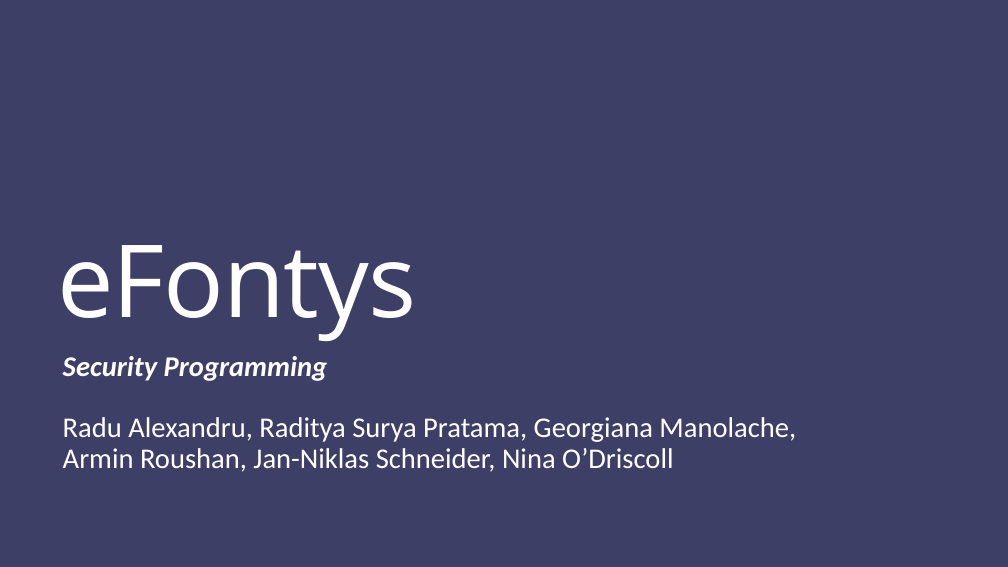
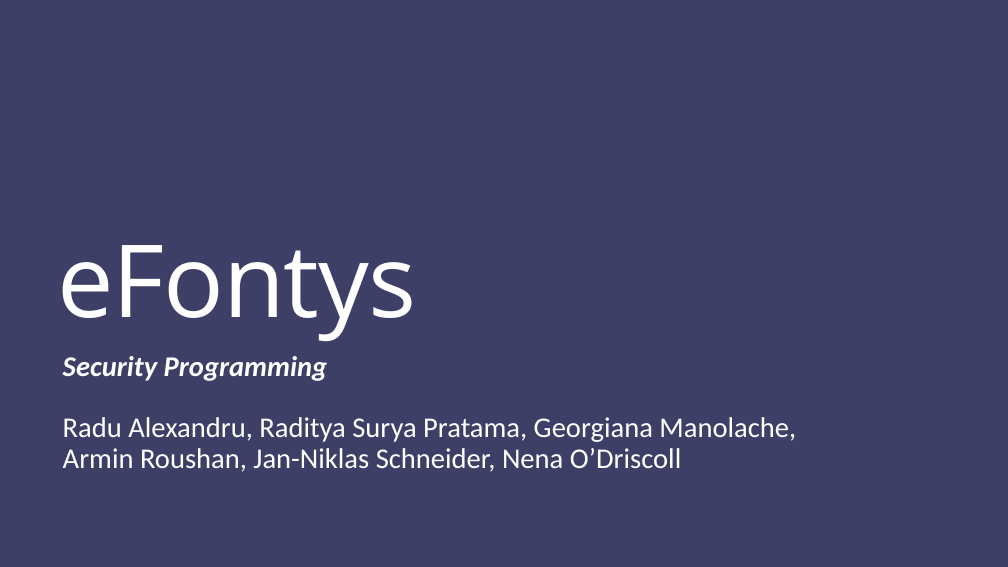
Before and after one commit to radityasurya/eFontys, a slide deck: slide 1 of Documentation/Final Presentation SePr.pptx. Drawn at 1008x567 pixels with LibreOffice and Linux fonts; fonts in the diff are those of the drawing. Boxes give left, top, right and bottom in pixels: in the first picture for what was removed or moved away, otherwise in the second. Text is boxed around its words. In the diff, an @@ line names an element or a change of style, - is before the commit and + after.

Commit message:
updated

```diff
--- a/Documentation/Final Presentation SePr.pptx
+++ b/Documentation/Final Presentation SePr.pptx
@@ subtitle at (63,417,796,472): text changed @@
-Radu Alexandru, Raditya Surya Pratama, Georgiana Manolache, Armin Roushan, Jan-Niklas Schneider, Nina O’Driscoll
+Radu Alexandru, Raditya Surya Pratama, Georgiana Manolache, Armin Roushan, Jan-Niklas Schneider, Nena O’Driscoll
```
